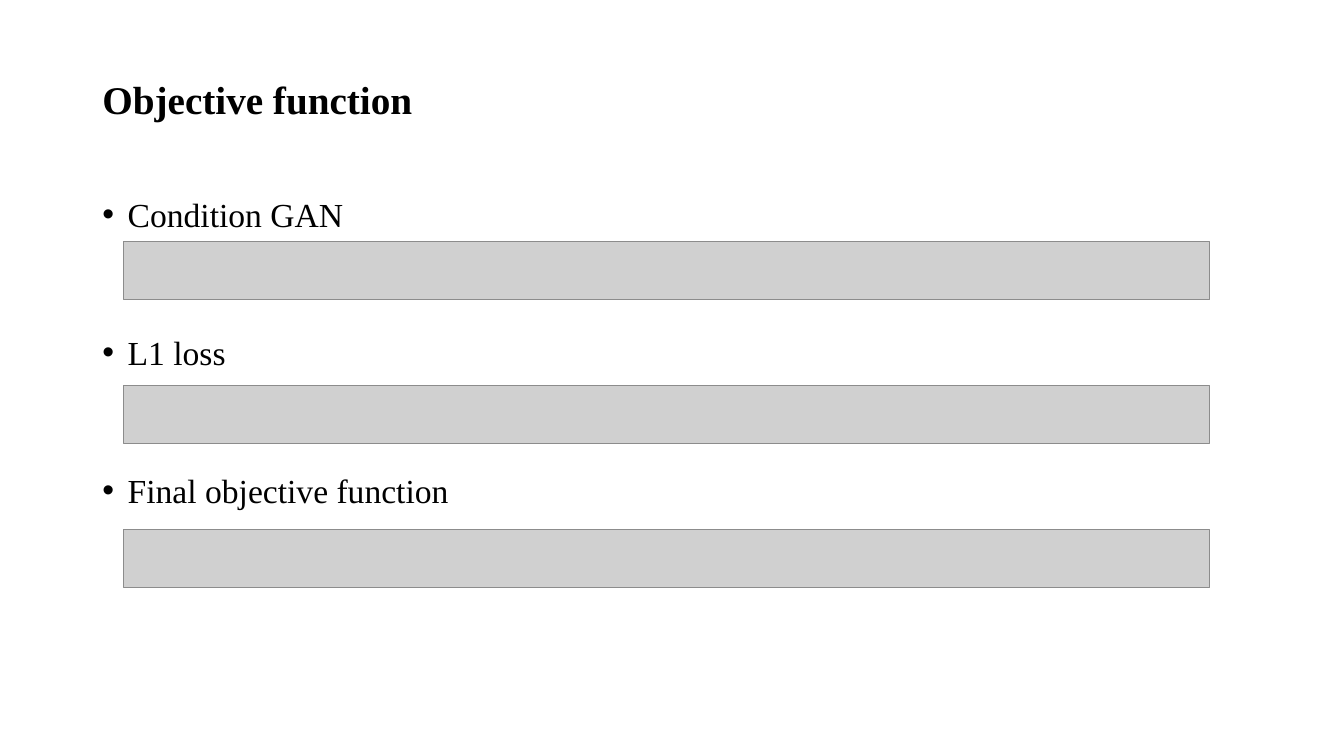
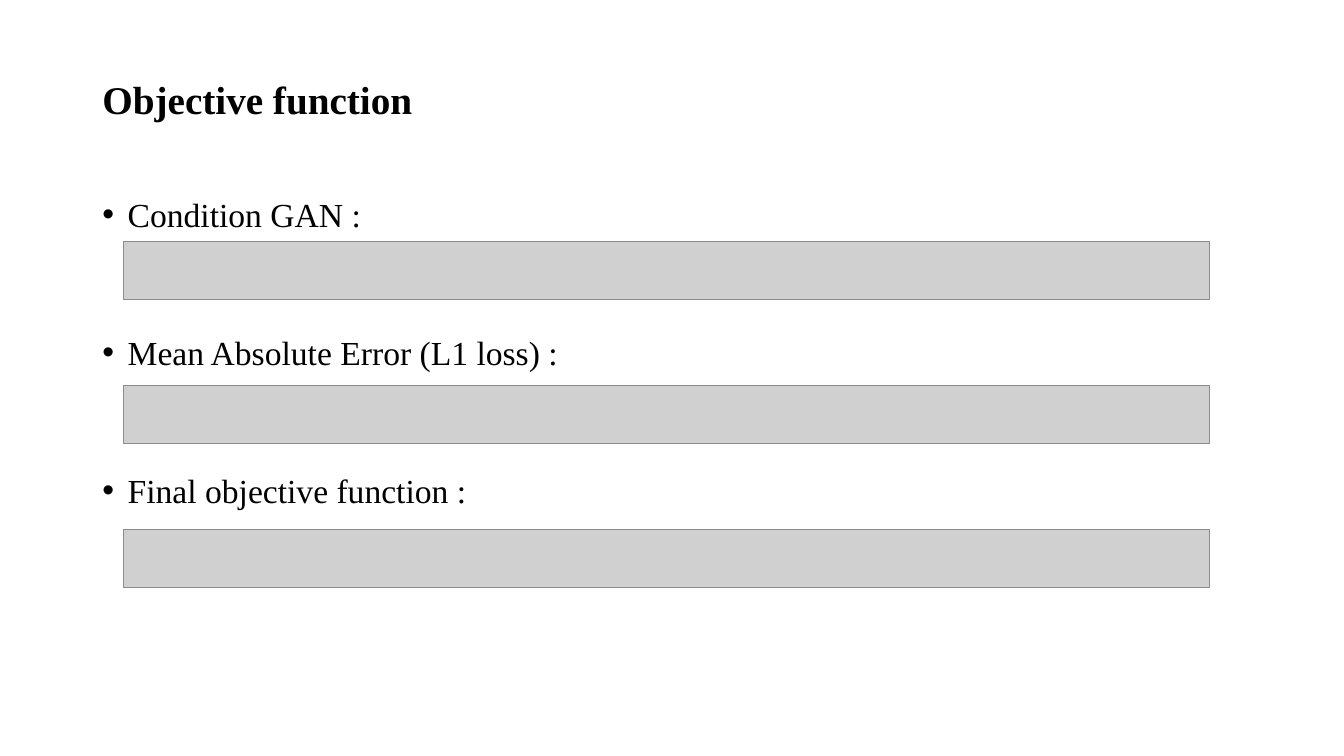
Before and after one commit to sujanW0W/MajorProject, a slide deck: slide 19 of Image colorization and Inpainting/Image inpainting and colourization.pptx (slide 14 before the commit). Drawn at 1344x756 pixels with LibreOffice and Linux fonts; fonts in the diff are those of the drawing; grey boxes stand for pictures. Boxes give left, top, right and bottom in pixels: in the first picture for what was removed or moved away, otherwise in the second. Text is boxed around its words. In the diff, an @@ line names an element or a change of style, - is before the commit and + after.

```diff
--- a/Image colorization and Inpainting/Image inpainting and colourization.pptx
+++ b/Image colorization and Inpainting/Image inpainting and colourization.pptx
@@ text at [128,203,540,509]: text changed @@
-• Condition GAN
-• L1 loss
-• Final objective function
+• Condition GAN :
+• Mean Absolute Error (L1 loss) :
+• Final objective function :
```
Also in this commit, not shown: 14 other slides changed, 8 slides added.
